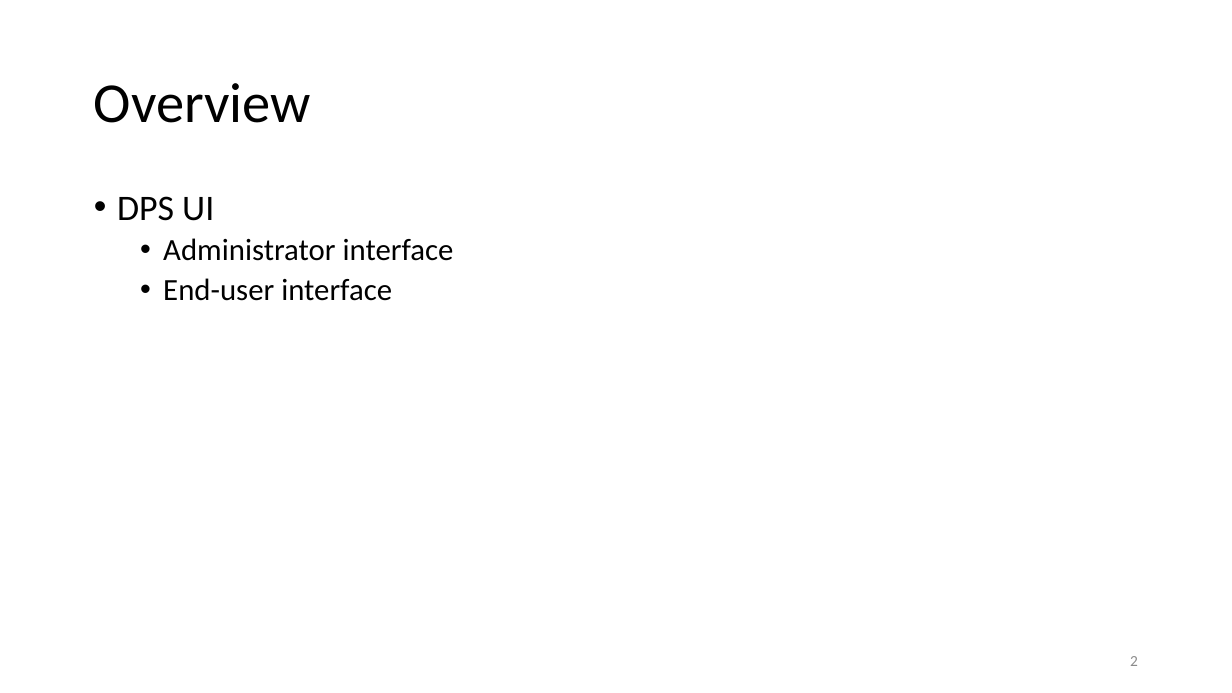
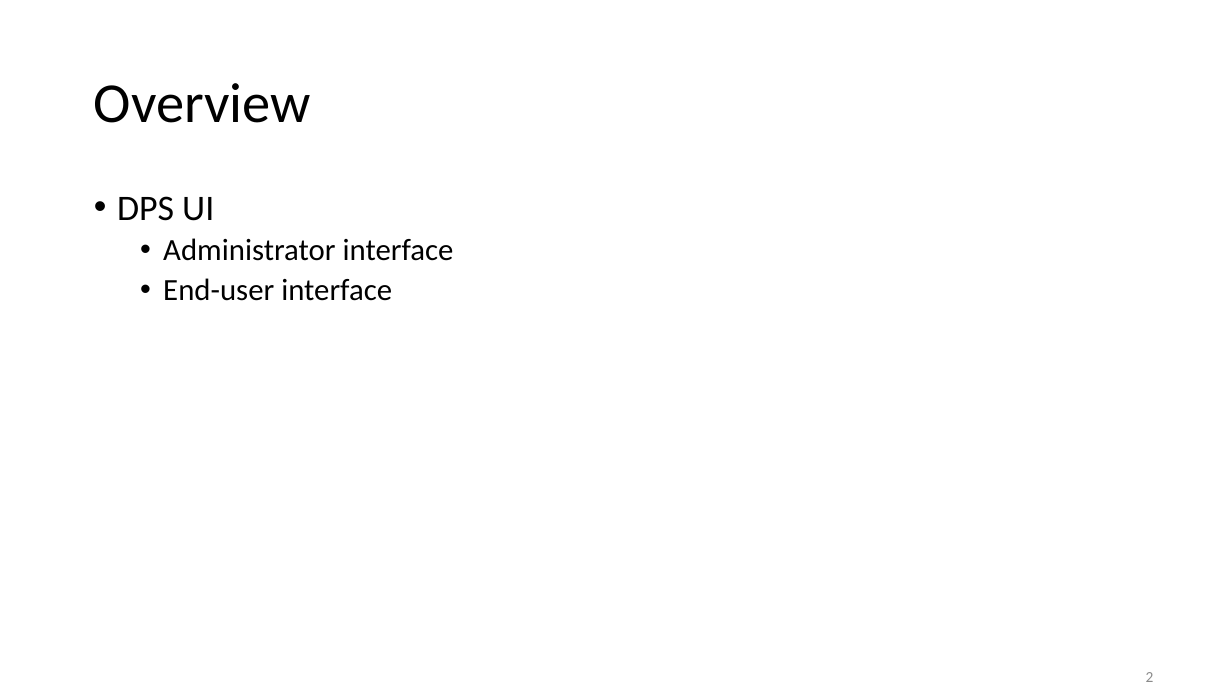
Before and after one commit to bergerab/dps, a slide deck: slide 2 of docs/presentations/Data Processing System (Oct 16 2020 Update).pptx. Drawn at 1232x693 pixels with LibreOffice and Linux fonts; fonts in the diff are those of the drawing. Boxes give left, top, right and bottom in pixels: in the first picture for what was removed or moved away, otherwise in the second. Text is boxed around its words. In the diff, an @@ line names an element or a change of style, - is before the commit and + after.

```diff
--- a/docs/presentations/Data Processing System (Oct 16 2020 Update).pptx
+++ b/docs/presentations/Data Processing System (Oct 16 2020 Update).pptx
@@ page number: place and size @@
-page number at bbox=[1130, 656, 1138, 666]
+page number at bbox=[1146, 672, 1154, 682]
```
Also in this commit, not shown: 1 slide added, 7 other files.
